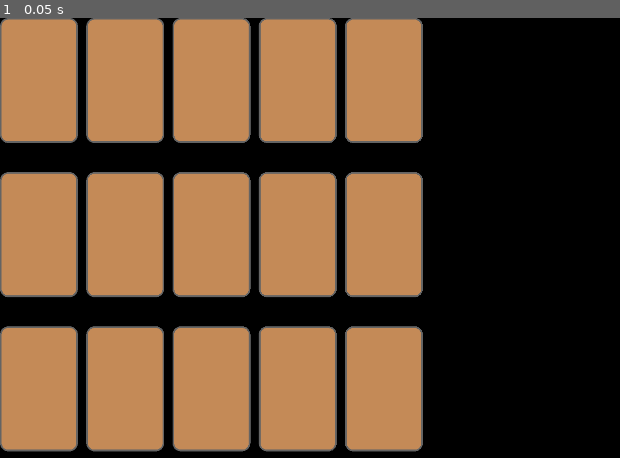
Above: before the commit, frame 1.
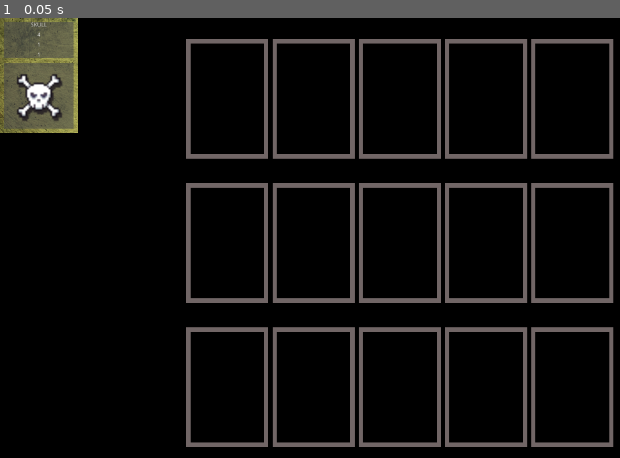
Above: after the commit, the same moment.

Repository: RM35/steel-chalk-asset
Game: Godot game, scene res://main.tscn
Same seed, same stepped clock (60 frames per second), same inputs: the game is played once before the commit and once after it.
Inputs:
- Up to frame 1 (0.05 s): no input

The runs differ from the first frame. In frame 1, 59% of the frame differs, in the area x 0-100%, y 0-99%.

Commit message:
add card slot drag and drop

Diff:
--- /dev/null
+++ b/card_slot/card_slot.gd
@@ -0,0 +1,16 @@
+extends Panel
+
+enum SLOT_TYPE{PLAYER, SHOP, ENEMY}
+export(SLOT_TYPE) var slot_type = 1
+
+func get_drag_data(drag_offset):
+	pass
+
+func drop_data(vec2, variant):
+	#Decide if we are swapping cards. Upgrading a card or filling an empty card slot
+	variant.get_parent().remove_child(variant)
+	$Control.add_child(variant)
+
+func can_drop_data(vec2, variant):
+	#If we are dropping to a player slot allow the drop
+	return !slot_type
--- a/card_slot/card_slot.tscn
+++ b/card_slot/card_slot.tscn
@@ -1,7 +1,16 @@
-[gd_scene load_steps=2 format=2]
+[gd_scene load_steps=3 format=2]
 
 [ext_resource path="res://card_slot/panel_style.tres" type="StyleBox" id=1]
+[ext_resource path="res://card_slot/card_slot.gd" type="Script" id=2]
 
 [node name="CardSlot" type="Panel"]
+margin_right = 187.0
+margin_bottom = 267.0
 rect_min_size = Vector2( 187, 276 )
 custom_styles/panel = ExtResource( 1 )
+script = ExtResource( 2 )
+
+[node name="Control" type="Control" parent="."]
+anchor_right = 1.0
+anchor_bottom = 1.0
+mouse_filter = 1
--- a/card_slot/panel_style.tres
+++ b/card_slot/panel_style.tres
@@ -1,17 +1,18 @@
 [gd_resource type="StyleBoxFlat" format=2]
 
 [resource]
-bg_color = Color( 0.772549, 0.545098, 0.345098, 1 )
-border_width_left = 4
-border_width_top = 4
-border_width_right = 4
-border_width_bottom = 4
-border_color = Color( 1, 1, 1, 0.396078 )
-corner_radius_top_left = 20
-corner_radius_top_right = 20
-corner_radius_bottom_right = 20
-corner_radius_bottom_left = 20
+bg_color = Color( 0.772549, 0.545098, 0.345098, 0 )
+draw_center = false
+border_width_left = 10
+border_width_top = 10
+border_width_right = 10
+border_width_bottom = 10
+border_color = Color( 0.447059, 0.403922, 0.403922, 1 )
 corner_detail = 20
+expand_margin_left = 5.0
+expand_margin_right = 5.0
+expand_margin_top = 5.0
+expand_margin_bottom = 5.0
 shadow_color = Color( 0, 0, 0, 0.756863 )
 shadow_size = 6
 shadow_offset = Vector2( 5, 5 )
--- a/main.tscn
+++ b/main.tscn
@@ -1,7 +1,18 @@
-[gd_scene load_steps=2 format=2]
+[gd_scene load_steps=3 format=2]
 
 [ext_resource path="res://world/world.tscn" type="PackedScene" id=1]
+[ext_resource path="res://unit/unit.tscn" type="PackedScene" id=2]
 
-[node name="Main" type="Node2D"]
+[node name="Main" type="Control"]
+anchor_right = 1.0
+anchor_bottom = 1.0
 
 [node name="World" parent="." instance=ExtResource( 1 )]
+
+[node name="Unit" parent="." instance=ExtResource( 2 )]
+
+[node name="Unit2" parent="." instance=ExtResource( 2 )]
+
+[node name="Unit3" parent="." instance=ExtResource( 2 )]
+
+[node name="Unit4" parent="." instance=ExtResource( 2 )]
--- a/unit/unit.gd
+++ b/unit/unit.gd
@@ -40,8 +40,6 @@
 # Dragging fucntions
 func get_drag_data(drag_offset):
 	var card_preview = self.duplicate(0b0001) # instace flag only
-	# This doesn't make sense (to me) but the rect must
-	# be set to something other than 0, 0
 	card_preview.set_process(false)
 	card_preview.rect_size = Vector2(1, 1)
 	card_preview.modulate.a = 0.3
--- a/world/world.tscn
+++ b/world/world.tscn
@@ -5,6 +5,7 @@
 [node name="World" type="Control"]
 anchor_right = 1.0
 anchor_bottom = 1.0
+mouse_filter = 1
 
 [node name="VB" type="VBoxContainer" parent="."]
 anchor_right = 1.0
@@ -13,100 +14,102 @@
 alignment = 1
 
 [node name="EnemyCards" type="HBoxContainer" parent="VB"]
-margin_top = 20.0
+margin_top = 56.0
 margin_right = 1920.0
-margin_bottom = 320.0
-rect_min_size = Vector2( 0, 300 )
+margin_bottom = 332.0
 custom_constants/separation = 20
 alignment = 1
 
 [node name="CardSlot" parent="VB/EnemyCards" instance=ExtResource( 1 )]
 margin_left = 452.0
 margin_right = 639.0
-margin_bottom = 300.0
+margin_bottom = 276.0
 
 [node name="CardSlot2" parent="VB/EnemyCards" instance=ExtResource( 1 )]
 margin_left = 659.0
 margin_right = 846.0
-margin_bottom = 300.0
+margin_bottom = 276.0
 
 [node name="CardSlot3" parent="VB/EnemyCards" instance=ExtResource( 1 )]
 margin_left = 866.0
 margin_right = 1053.0
-margin_bottom = 300.0
+margin_bottom = 276.0
 
 [node name="CardSlot4" parent="VB/EnemyCards" instance=ExtResource( 1 )]
 margin_left = 1073.0
 margin_right = 1260.0
-margin_bottom = 300.0
+margin_bottom = 276.0
 
 [node name="CardSlot5" parent="VB/EnemyCards" instance=ExtResource( 1 )]
 margin_left = 1280.0
 margin_right = 1467.0
-margin_bottom = 300.0
+margin_bottom = 276.0
 
 [node name="PlayerCards" type="HBoxContainer" parent="VB"]
-margin_top = 390.0
+margin_top = 402.0
 margin_right = 1920.0
-margin_bottom = 690.0
-rect_min_size = Vector2( 0, 300 )
+margin_bottom = 678.0
 custom_constants/separation = 20
 alignment = 1
 
 [node name="CardSlot" parent="VB/PlayerCards" instance=ExtResource( 1 )]
 margin_left = 452.0
 margin_right = 639.0
-margin_bottom = 300.0
+margin_bottom = 276.0
+slot_type = 0
 
 [node name="CardSlot2" parent="VB/PlayerCards" instance=ExtResource( 1 )]
 margin_left = 659.0
 margin_right = 846.0
-margin_bottom = 300.0
+margin_bottom = 276.0
+slot_type = 0
 
 [node name="CardSlot3" parent="VB/PlayerCards" instance=ExtResource( 1 )]
 margin_left = 866.0
 margin_right = 1053.0
-margin_bottom = 300.0
+margin_bottom = 276.0
+slot_type = 0
 
 [node name="CardSlot4" parent="VB/PlayerCards" instance=ExtResource( 1 )]
 margin_left = 1073.0
 margin_right = 1260.0
-margin_bottom = 300.0
+margin_bottom = 276.0
+slot_type = 0
 
 [node name="CardSlot5" parent="VB/PlayerCards" instance=ExtResource( 1 )]
 margin_left = 1280.0
 margin_right = 1467.0
-margin_bottom = 300.0
+margin_bottom = 276.0
+slot_type = 0
 
 [node name="ShopCards" type="HBoxContainer" parent="VB"]
-margin_top = 760.0
+margin_top = 748.0
 margin_right = 1920.0
-margin_bottom = 1060.0
-rect_min_size = Vector2( 0, 300 )
+margin_bottom = 1024.0
 custom_constants/separation = 20
 alignment = 1
 
 [node name="CardSlot" parent="VB/ShopCards" instance=ExtResource( 1 )]
 margin_left = 452.0
 margin_right = 639.0
-margin_bottom = 300.0
+margin_bottom = 276.0
 
 [node name="CardSlot2" parent="VB/ShopCards" instance=ExtResource( 1 )]
 margin_left = 659.0
 margin_right = 846.0
-margin_bottom = 300.0
+margin_bottom = 276.0
 
 [node name="CardSlot3" parent="VB/ShopCards" instance=ExtResource( 1 )]
 margin_left = 866.0
 margin_right = 1053.0
-margin_bottom = 300.0
+margin_bottom = 276.0
 
 [node name="CardSlot4" parent="VB/ShopCards" instance=ExtResource( 1 )]
 margin_left = 1073.0
 margin_right = 1260.0
-margin_bottom = 300.0
+margin_bottom = 276.0
 
 [node name="CardSlot5" parent="VB/ShopCards" instance=ExtResource( 1 )]
 margin_left = 1280.0
 margin_right = 1467.0
-margin_bottom = 300.0
+margin_bottom = 276.0
